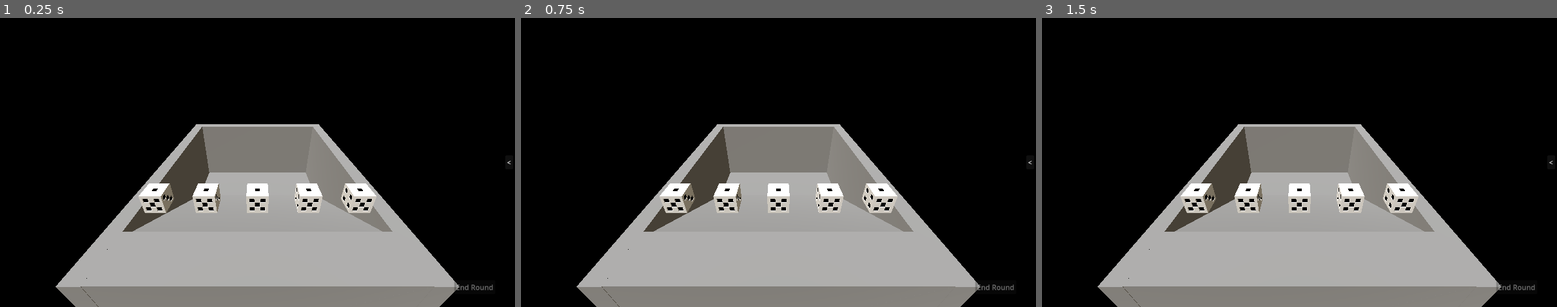
Above: before the commit, frames 1-3 (left to right).
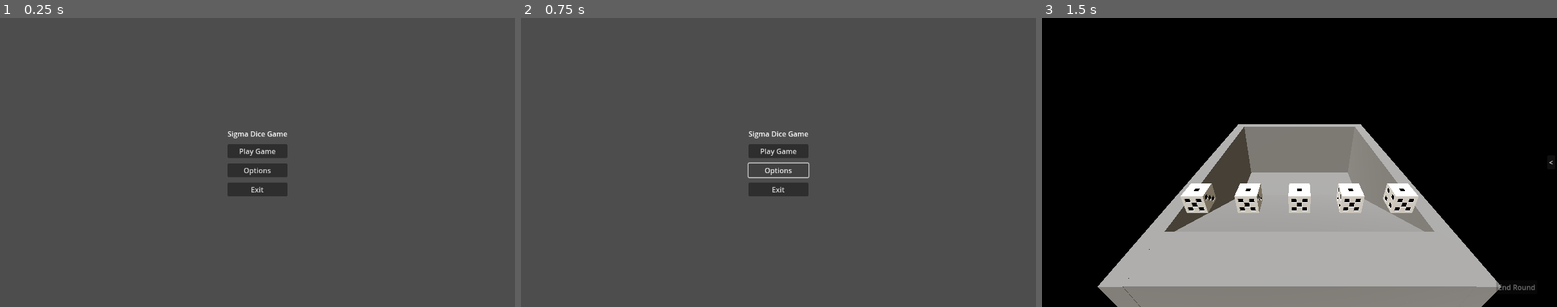
Above: after the commit, the same moments.

Repository: Inglo-Games/SigmaDiceGame
Game: Godot game, scene res://Scenes/Menus/MainMenu.tscn
Two runs of this game, one before a commit and one after it. Both use one fixed random seed, a clock stepped at 60 frames per second and the inputs below. Before the commit the project starts from res://Scenes/Game.tscn.
Inputs (mouse positions are in pixels of both pictures, inside the frame that each line leads up to):
- Up to frame 1 (0.25 s): no input
- Up to frame 2 (0.75 s): click (778, 171) at 0.5 s, where only the run after the commit has a clickable "Options"
- Up to frame 3 (1.5 s): click (1299, 150) at 1.25 s, where only the run after the commit has a clickable "Play Game"

The runs differ from the first frame. In frame 1, 98% of the frame differs, in the area x 0-100%, y 0-100%; in frame 2, 98%; in frame 3, nothing differs.

Commit message:
Add main menu scene

Diff:
--- /dev/null
+++ b/game/Scenes/Menus/MainMenu.gd
@@ -0,0 +1,16 @@
+extends Control
+
+
+# Triggered by "Play Game" button; goes to game scene
+func _on_play_button_pressed():
+	get_tree().change_scene_to_file("res://Scenes/Game.tscn")
+
+
+# Triggered by "Options" button; goes to options menu scene
+func _on_options_button_pressed():
+	get_tree().change_scene_to_file("res://Scenes/Menus/OptionMenu.tscn")
+
+
+# Triggered by "Exit" button; quits program
+func _on_quit_button_pressed():
+	get_tree().quit()
--- /dev/null
+++ b/game/Scenes/Menus/MainMenu.tscn
@@ -0,0 +1,43 @@
+[gd_scene load_steps=2 format=3 uid="uid://rg1ln7dcrvfs"]
+
+[ext_resource type="Script" path="res://Scenes/Menus/MainMenu.gd" id="1_0s8gd"]
+
+[node name="MainMenu" type="Control"]
+layout_mode = 3
+anchors_preset = 15
+anchor_right = 1.0
+anchor_bottom = 1.0
+grow_horizontal = 2
+grow_vertical = 2
+script = ExtResource("1_0s8gd")
+
+[node name="VBoxContainer" type="VBoxContainer" parent="."]
+layout_mode = 1
+anchors_preset = 13
+anchor_left = 0.5
+anchor_right = 0.5
+anchor_bottom = 1.0
+grow_horizontal = 2
+grow_vertical = 2
+theme_override_constants/separation = 12
+alignment = 1
+
+[node name="Label" type="Label" parent="VBoxContainer"]
+layout_mode = 2
+text = "Sigma Dice Game"
+
+[node name="PlayButton" type="Button" parent="VBoxContainer"]
+layout_mode = 2
+text = "Play Game"
+
+[node name="OptionsButton" type="Button" parent="VBoxContainer"]
+layout_mode = 2
+text = "Options"
+
+[node name="QuitButton" type="Button" parent="VBoxContainer"]
+layout_mode = 2
+text = "Exit"
+
+[connection signal="pressed" from="VBoxContainer/PlayButton" to="." method="_on_play_button_pressed"]
+[connection signal="pressed" from="VBoxContainer/OptionsButton" to="." method="_on_options_button_pressed"]
+[connection signal="pressed" from="VBoxContainer/QuitButton" to="." method="_on_quit_button_pressed"]
--- a/game/project.godot
+++ b/game/project.godot
@@ -11,7 +11,7 @@
 [application]
 
 config/name="Sigma Dice"
-run/main_scene="res://Scenes/Game.tscn"
+run/main_scene="res://Scenes/Menus/MainMenu.tscn"
 config/features=PackedStringArray("4.2", "Mobile")
 config/icon="res://icon.svg"
 
